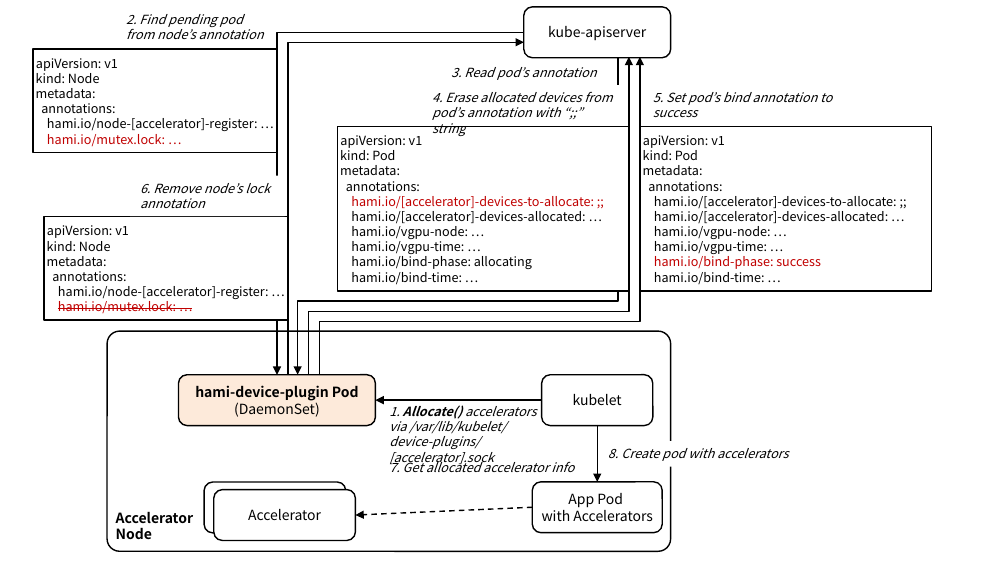
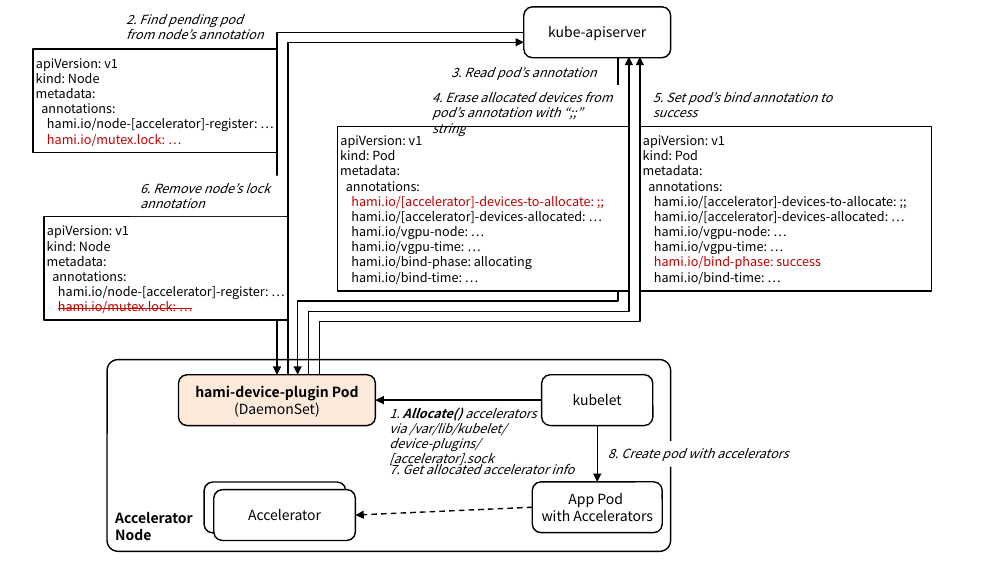
Before and after one commit to ssup2/blog-software, a slide deck: slide 4 of content/docs/theory-analysis/kubernetes-hami/images/images.pptx. Drawn at 1008x567 pixels with LibreOffice and Linux fonts; fonts in the diff are those of the drawing. Boxes give left, top, right and bottom in pixels: in the first picture for what was removed or moved away, otherwise in the second. Text is boxed around its words. In the diff, an @@ line names an element or a change of style, - is before the commit and + after.

```diff
--- a/content/docs/theory-analysis/kubernetes-hami/images/images.pptx
+++ b/content/docs/theory-analysis/kubernetes-hami/images/images.pptx
@@ rounded rectangle "Accelerator Node": place and size @@
-rounded rectangle "Accelerator Node" at bbox=[107, 331, 670, 551]
+rounded rectangle "Accelerator Node" at bbox=[107, 360, 670, 551]
```
Also in this commit, not shown: 1 slide added, 5 other files.
